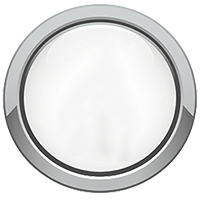
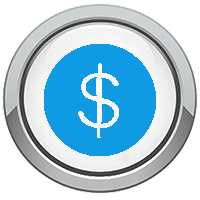
Comparing the layer stacks of the two 200px x 200px images. Changes:
added layer "图层 2" above "售卖产品" over [44, 44, 156, 156]
added layer "售卖产品" above "生产 画框" over [44, 44, 156, 156]
